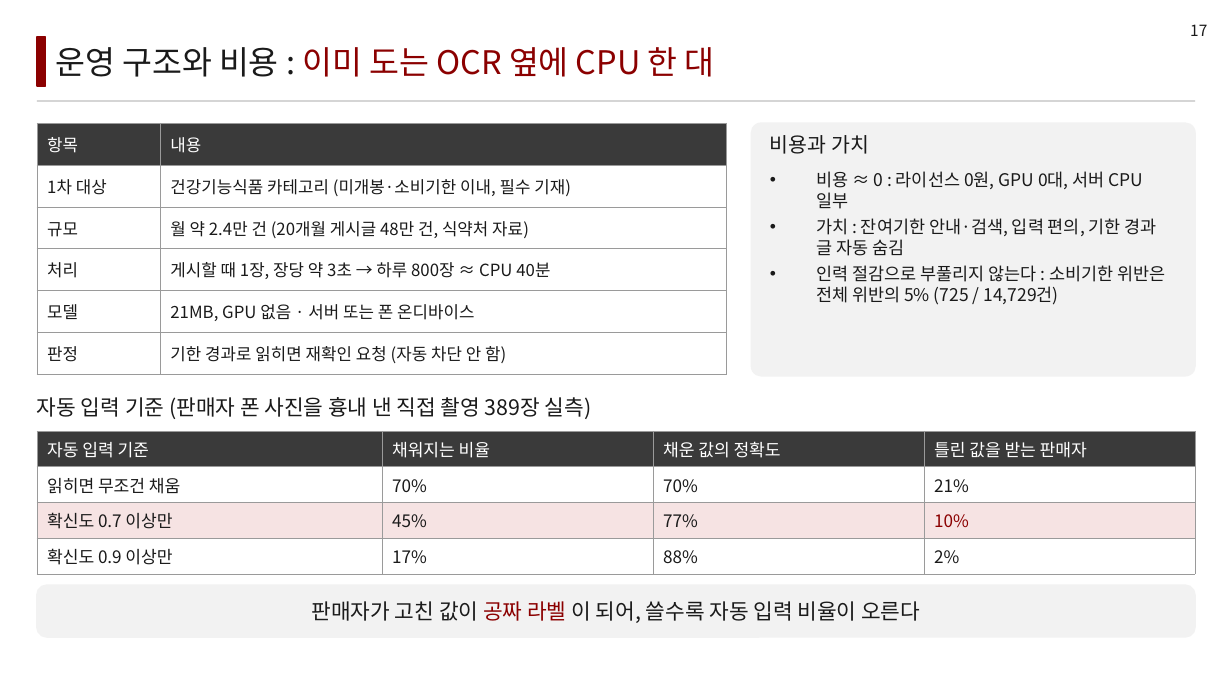
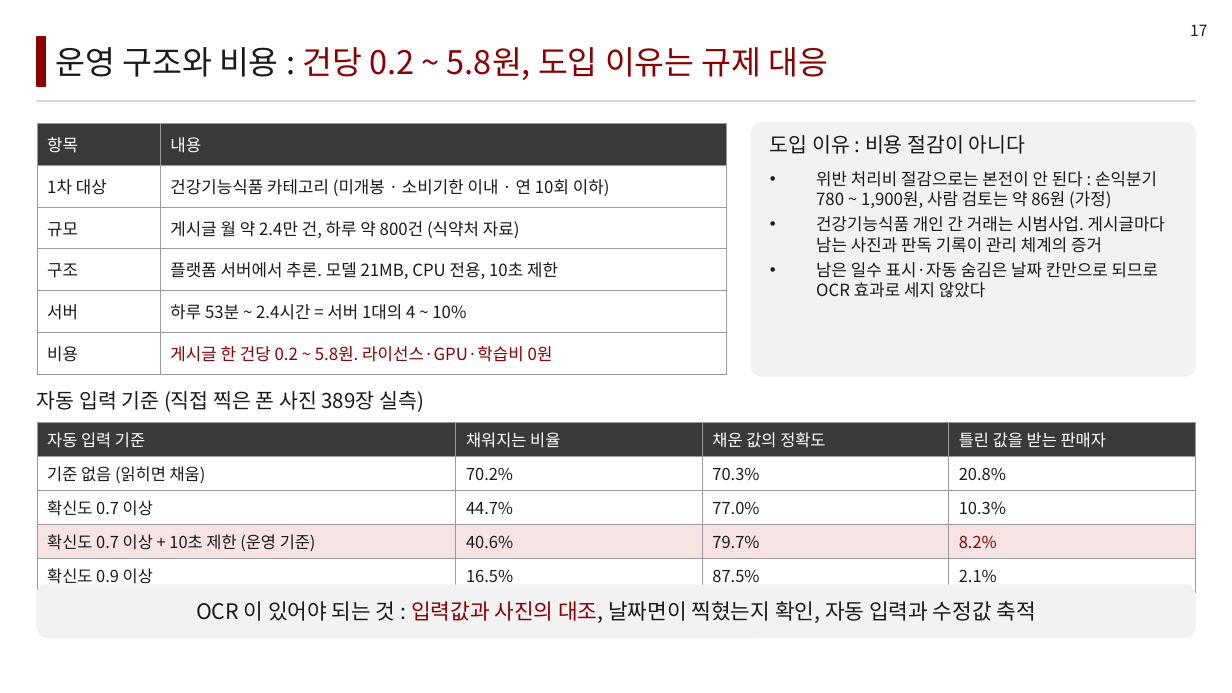
Before and after one commit to LEEbyeongchul/itda3-CODE-subway, a slide deck: slide 17 of 발표/[CODE]_서브웨이_본선발표.pptx. Drawn at 1232x693 pixels with LibreOffice and Linux fonts; fonts in the diff are those of the drawing. Boxes give left, top, right and bottom in pixels: in the first picture for what was removed or moved away, otherwise in the second. Text is boxed around its words. In the diff, an @@ line names an element or a change of style, - is before the commit and + after.

```diff
--- a/발표/[CODE]_서브웨이_본선발표.pptx
+++ b/발표/[CODE]_서브웨이_본선발표.pptx
@@ text at (55,47,829,80): text changed @@
-운영 구조와 비용 : 이미 도는 OCR 옆에 CPU 한 대
+운영 구조와 비용 : 건당 0.2 ~ 5.8원, 도입 이유는 규제 대응
@@ table at (37,123,727,375) @@
-row 2, column 2: 건강기능식품 카테고리 (미개봉·소비기한 이내, 필수 기재)
+row 2, column 2: 건강기능식품 카테고리 (미개봉 · 소비기한 이내 · 연 10회 이하)
-row 3, column 2: 월 약 2.4만 건 (20개월 게시글 48만 건, 식약처 자료)
+row 3, column 2: 게시글 월 약 2.4만 건, 하루 약 800건 (식약처 자료)
-row 4, column 1: 처리
+row 4, column 1: 구조
-row 4, column 2: 게시할 때 1장, 장당 약 3초 → 하루 800장 ≈ CPU 40분
+row 4, column 2: 플랫폼 서버에서 추론. 모델 21MB, CPU 전용, 10초 제한
-row 5, column 1: 모델
+row 5, column 1: 서버
-row 5, column 2: 21MB, GPU 없음 · 서버 또는 폰 온디바이스
+row 5, column 2: 하루 53분 ~ 2.4시간 = 서버 1대의 4 ~ 10%
-row 6, column 1: 판정
+row 6, column 1: 비용
-row 6, column 2: 기한 경과로 읽히면 재확인 요청 (자동 차단 안 함)
+row 6, column 2: 게시글 한 건당 0.2 ~ 5.8원. 라이선스·GPU·학습비 0원
@@ text at (770,135,1026,154): text changed @@
-비용과 가치
+도입 이유 : 비용 절감이 아니다
@@ text at (816,171,1165,298): text changed; size 10.2 to 9.8 pt @@
-• 비용 ≈ 0 : 라이선스 0원, GPU 0대, 서버 CPU 일부
-• 가치 : 잔여기한 안내·검색, 입력 편의, 기한 경과 글 자동 숨김
-• 인력 절감으로 부풀리지 않는다 : 소비기한 위반은 전체 위반의 5% (725 / 14,729건)
+• 위반 처리비 절감으로는 본전이 안 된다 : 손익분기 780 ~ 1,900원, 사람 검토는 약 86원 (가정)
+• 건강기능식품 개인 간 거래는 시범사업. 게시글마다 남는 사진과 판독 기록이 관리 체계의 증거
+• 남은 일수 표시·자동 숨김은 날짜 칸만으로 되므로 OCR 효과로 세지 않았다
@@ text at (37,391,424,412): text changed; size 12.5 to 12 pt @@
-자동 입력 기준 (판매자 폰 사진을 흉내 낸 직접 촬영 389장 실측)
+자동 입력 기준 (직접 찍은 폰 사진 389장 실측)
@@ table at (37,423,1195,588) @@
-row 2: 읽히면 무조건 채움 | 70% | 70% | 21%
-row 3: 확신도 0.7 이상만 | 45% | 77% | 10%
-row 4: 확신도 0.9 이상만 | 17% | 88% | 2%
+row 2: 기준 없음 (읽히면 채움) | 70.2% | 70.3% | 20.8%
+row 3: 확신도 0.7 이상 | 44.7% | 77.0% | 10.3%
+row 4: 확신도 0.7 이상 + 10초 제한 (운영 기준) | 40.6% | 79.7% | 8.2%
+row 5: 확신도 0.9 이상 | 16.5% | 87.5% | 2.1%
@@ table: place and size @@
-table at (37,431,1195,574)
+table at (37,423,1195,588)
@@ text at (196,601,1036,623): text changed @@
-판매자가 고친 값이 공짜 라벨 이 되어, 쓸수록 자동 입력 비율이 오른다
+OCR 이 있어야 되는 것 : 입력값과 사진의 대조, 날짜면이 찍혔는지 확인, 자동 입력과 수정값 축적
```
Also in this commit, not shown: 10 other slides changed, 10 other files.
